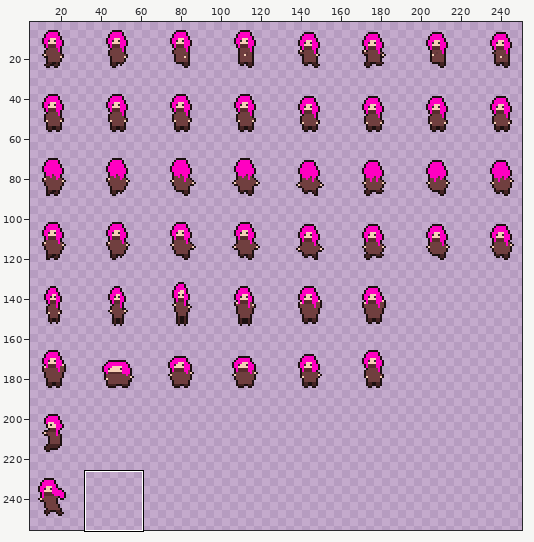
Two states of a sprite sheet, assets/player.png. The picture above shows the old version from afar; the outline marks the close-up.
Close-up. As it was:
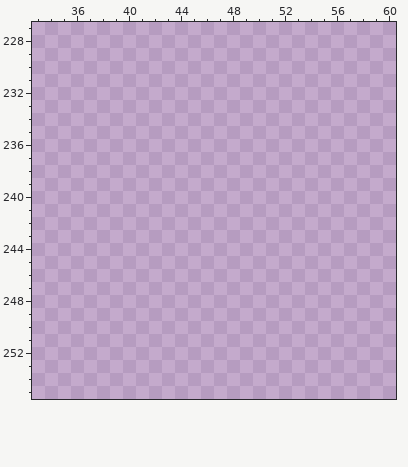
The file is 256x256 pixels. Shown: x 33..60, y 227..255. The wide view leaves out empty margins. The commit also changed other parts of the picture, which this record leaves out.
And afterwards:
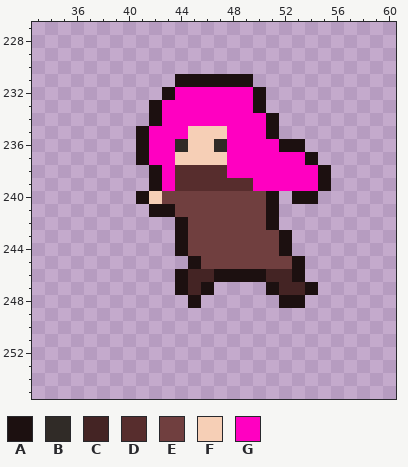
Palette (. is transparent): A #1c1010  B #302b27  C #442424  D #572d2d  E #703f3f  F #f6cfb6  G #ff00c1
Change:
There is now colour A in row 231 at x 44 to 49; in row 232 at x 43 and 50; in row 233 at x 42 and 50; in row 234 at x 42 and 51; in row 235 at x 41 and 51; in row 236 at x 41 and 52 to 53.
There is now colour A in row 237 at x 41 and 54; in rows 238 to 239 at x 42 and 55; in row 240 at x 41, 51 and 53 to 54; in row 241 at x 42 to 43 and 51; in row 242 at x 44 and 51; in rows 243 to 244 at x 44 and 52.
There is now colour A in row 245 at x 45 and 53; in row 246 at x 44, 47 to 50 and 53; in row 247 at x 44, 46, 51 and 54; in row 248 at x 45 and 52 to 53.
There is now colour B in row 236 at x 44 and 47.
There is now colour C in row 246 at x 45 to 46 and 51 to 52; in row 247 at x 45 and 52 to 53.
There is now colour D in row 238 at x 44 to 47; in row 239 at x 44 to 49.
There is now colour E in row 240 at x 43 to 50; in row 241 at x 44 to 50; in row 242 at x 45 to 50; in rows 243 to 244 at x 45 to 51; in row 245 at x 46 to 52.
There is now colour F in row 235 at x 45 to 47; in row 236 at x 45 to 46; in row 237 at x 44 to 47; in row 240 at x 42.
There is now colour G in row 232 at x 44 to 49; in row 233 at x 43 to 49; in row 234 at x 43 to 50; in row 235 at x 42 to 44 and 48 to 50; in row 236 at x 42 to 43 and 48 to 51; in row 237 at x 42 to 43 and 48 to 53.
There is now colour G in row 238 at x 43 and 48 to 54; in row 239 at x 43 and 50 to 54.
